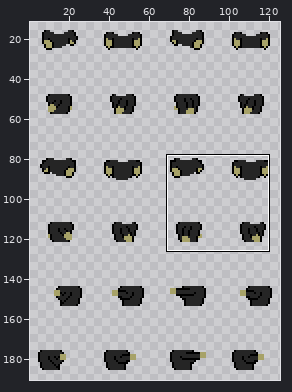
One commit to this sprite sheet: src/main/resources/spritemaps/animations/bodies.png. The first picture is a wide view before the edit; the outline marks the close-up.
Close-up. First the earlier version:
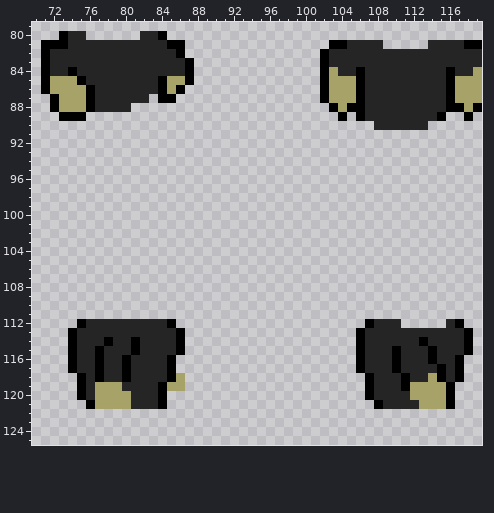
The file is 128x192 pixels. Colours within 5 levels of each other are drawn and written as one. Shown: x 70..119, y 79..125. The wide view leaves out empty margins. The commit also changed other parts of the picture, which this record leaves out.
Now the later version:
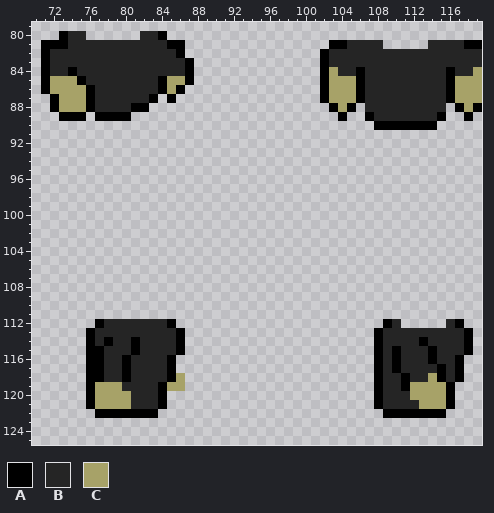
Palette (. is transparent): A #000000  B #252525  C #a7a268
Difference:
y 87: x 83..84 .A -> A.
y 88: x 81..82 .. -> AA; x 106 A -> .; x 116 A -> .
y 89: x 77..80 .... -> AAAA; x 106..107 AB -> .A
y 90: x 108..114 BBBBBB. -> AAAAAAA
y 112: x 75..77 ABB -> ..A; x 107..109 ABB -> ..A
y 113..117: x 74..76 ABB -> ..A; x 106..108 ABB -> ..A
y 118..120: x 75..76 AB -> .A; x 107..108 AB -> .A
y 122: x 77..83 ....... -> AAAAAAA; x 109..115 ....... -> AAAAAAA
Pixel boxes of the changes (left, top, right, bottom) in both close-ups:
changed: (95, 94, 167, 121)
changed: (356, 103, 455, 130)
changed: (68, 319, 158, 418)
changed: (356, 319, 446, 418)
